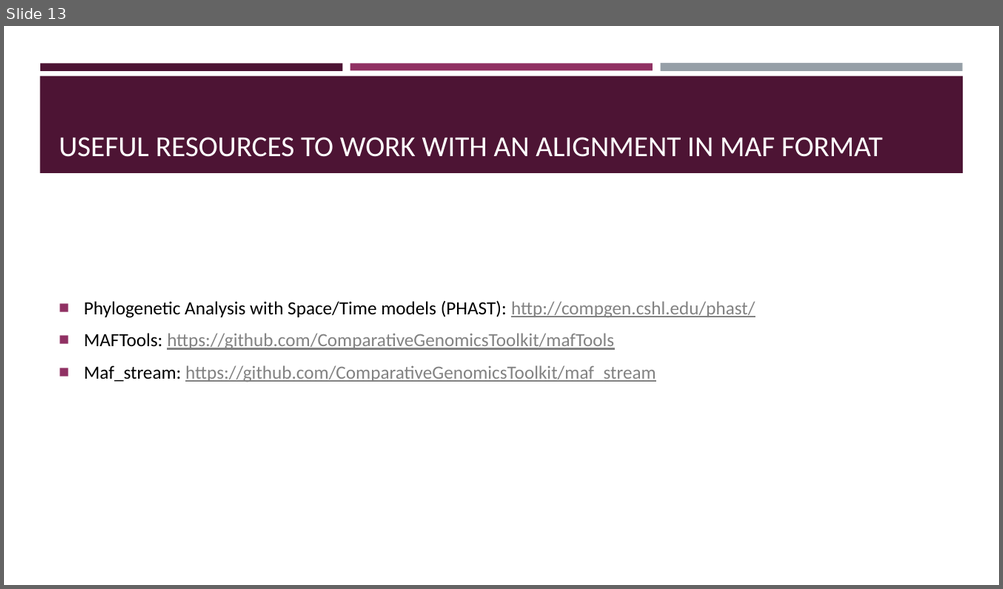
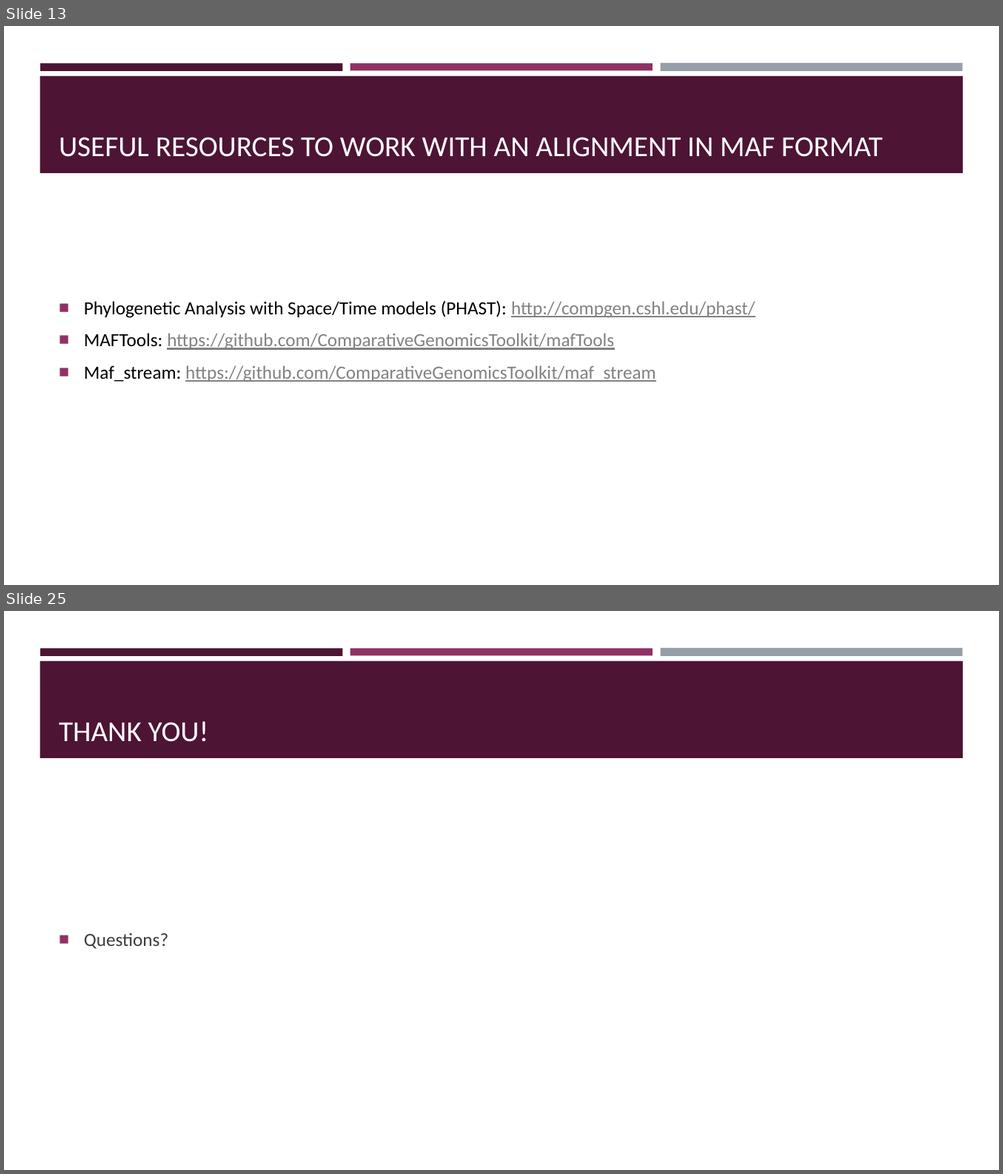
Before and after one commit to BGAcademy23/cactus, a slide deck: docs/aligning_whole_genomes_with_cactus.pptx. Shown one above the other, each under a label of ours: slide 13 before the commit, slides 13 and 25 after it; the slides between them are not shown. The pictures are 1003x589 and 1003x1174 pixels, drawn with LibreOffice and Linux fonts; fonts in the diff are those of the drawing. Boxes give left, top, right and bottom in pixels: in the first picture for what was removed or moved away, otherwise in the second. Text is boxed around its words. In the diff, an @@ line names an element or a change of style, - is before the commit and + after.

```diff
--- a/docs/aligning_whole_genomes_with_cactus.pptx
+++ b/docs/aligning_whole_genomes_with_cactus.pptx
@@ slide 25 added at box(4, 611, 999, 1170), background #FFFFFF; not listed: 4 template elements that a slide beside it also shows @@
@@ title added at box(59, 721, 209, 742), 28 pt, text #FFFFFF @@
+THANK YOU!
@@ text added at box(84, 933, 168, 949), 18 pt, text #3D3D3D @@
+■ Questions?
```
Also in this commit, not shown: 1 slide changed, 11 other slides added.
